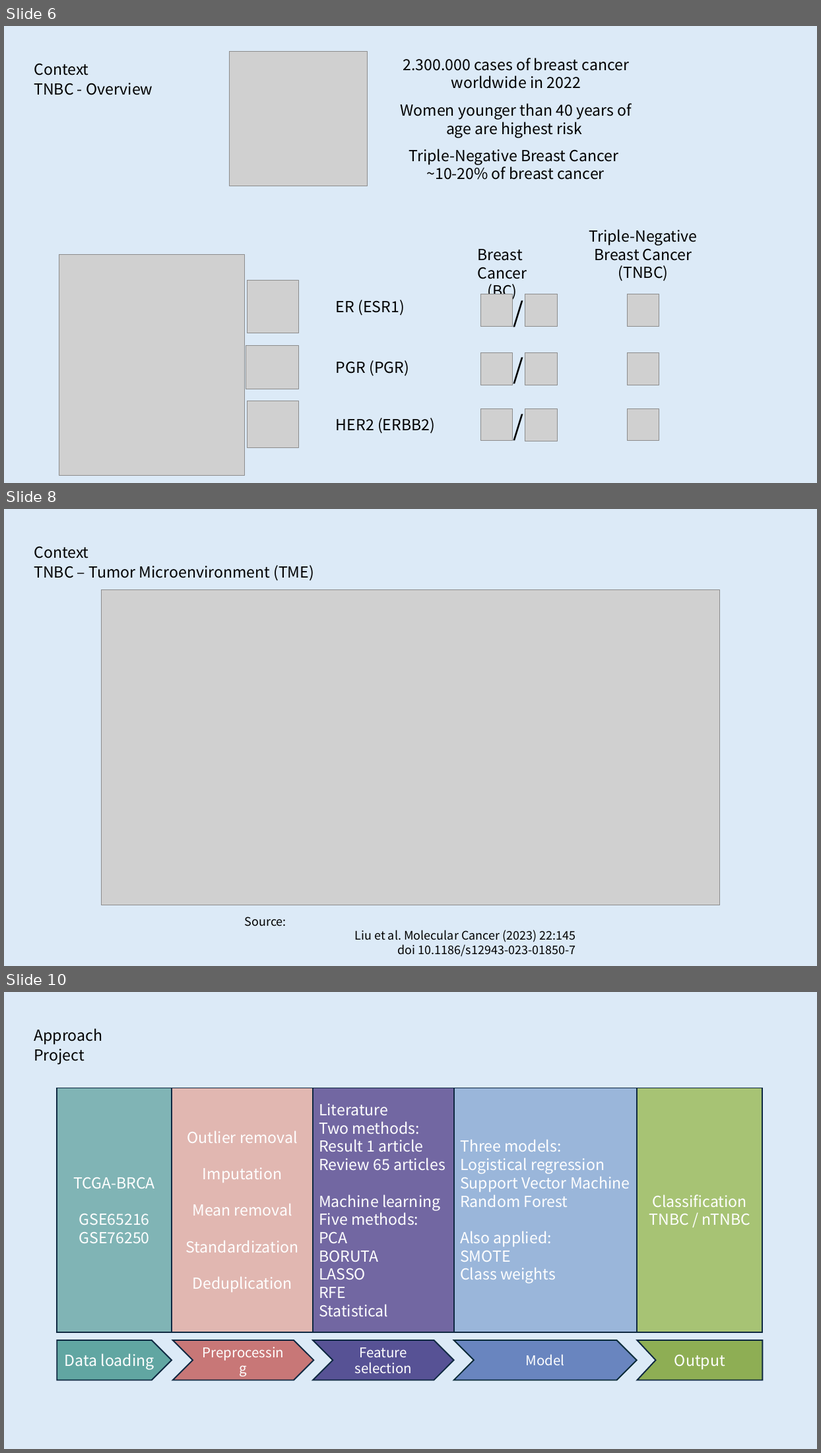
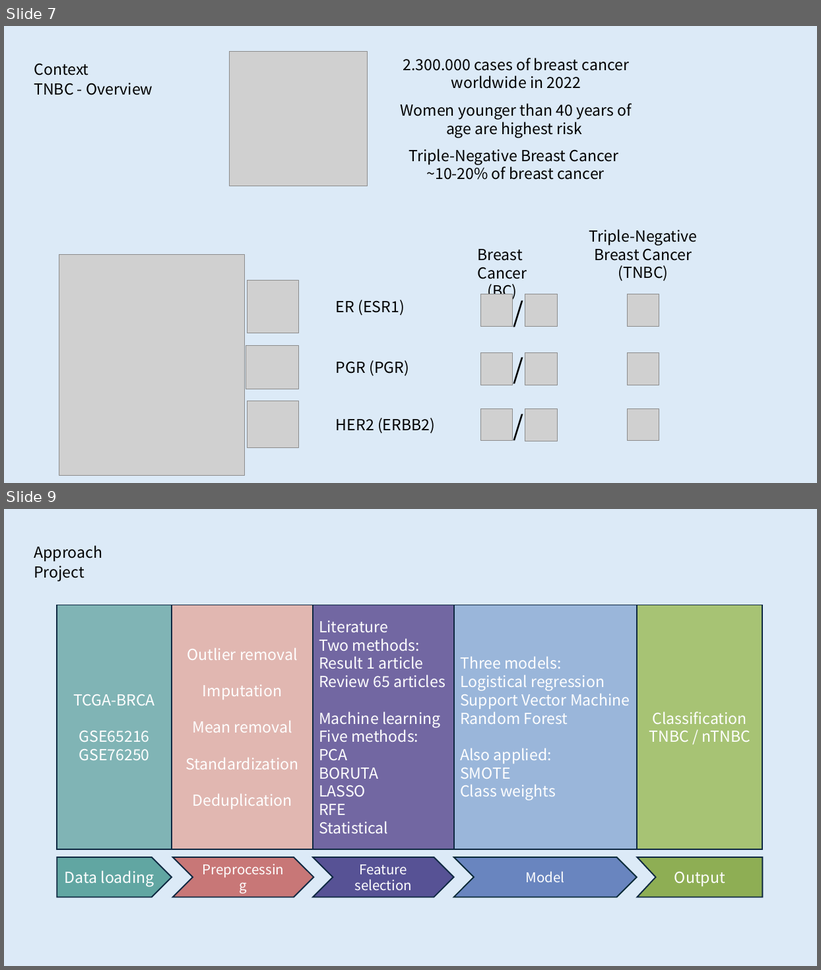
Before and after one commit to rhlt/tnbc, a slide deck: CapstoneProject_FinalPresentation.pptx. Shown one above the other, each under a label of ours: slides 6, 8 and 10 before the commit, slides 7 and 9 after it; the slides between them are not shown. The pictures are 821x1453 and 821x970 pixels, drawn with LibreOffice and Linux fonts; fonts in the diff are those of the drawing; grey boxes stand for pictures. Boxes give left, top, right and bottom in pixels: in the first picture for what was removed or moved away, otherwise in the second. Text is boxed around its words. In the diff, an @@ line names an element or a change of style, - is before the commit and + after.

```diff
--- a/CapstoneProject_FinalPresentation.pptx
+++ b/CapstoneProject_FinalPresentation.pptx
@@ slide 8 removed at box(4, 509, 817, 966), background #DCEAF7 @@
@@ text removed at box(34, 546, 88, 559) @@
-Context
@@ text removed at box(34, 565, 314, 581) @@
-TNBC – Tumor Microenvironment (TME)
@@ picture removed at box(101, 590, 720, 906) @@
@@ text removed at box(245, 917, 576, 957) @@
-Source:
-Liu et al. Molecular Cancer (2023) 22:145
-doi 10.1186/s12943-023-01850-7
@@ what was slide 6 is now slide 7 @@
@@ what was slide 10 is now slide 9 @@
```
Also in this commit, not shown: 3 slides changed, 1 slide added, 1 other slide removed.
